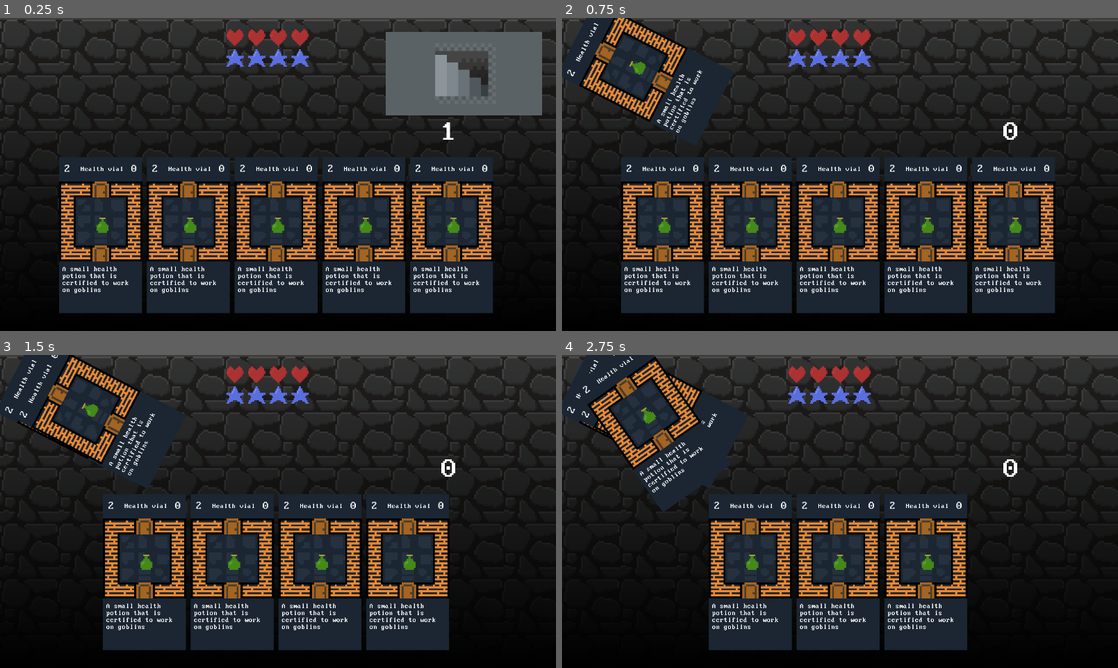
Above: before the commit, frames 1-4 (two rows, left to right).
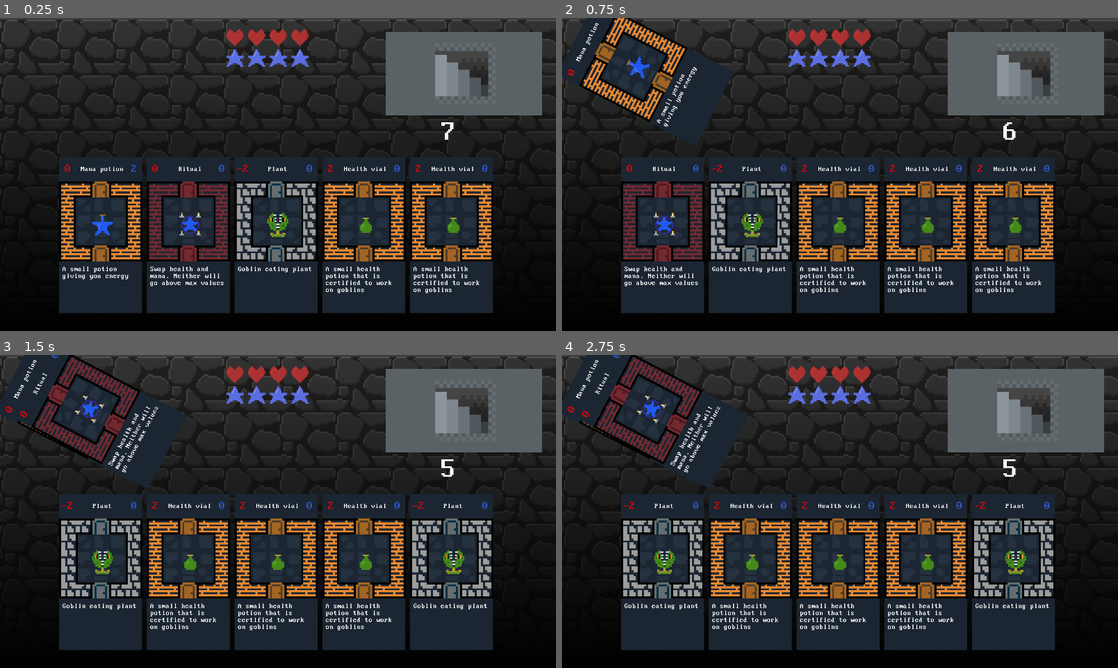
Above: after the commit, the same moments.

Repository: MetalPizzaCat/card-dungeon
Game: Godot game, scene res://scenes/dungeon.tscn
Same seed, same stepped clock (60 frames per second), same inputs: the game is played once before the commit and once after it.
Inputs (mouse positions are in pixels of both pictures, inside the frame that each line leads up to):
- Up to frame 1 (0.25 s): no input
- Up to frame 2 (0.75 s): click (662, 233) at 0.52 s
- Up to frame 3 (1.5 s): click (100, 570) at 1.27 s
- Up to frame 4 (2.75 s): click (706, 570) at 2.02 s

The runs differ from the first frame. In frame 1, 4.7% of the frame differs, in the area x 11-88%, y 33-88%; in frame 2, 12%; in frame 3, 29%, in the area x 0-98%, y 0-95%; in frame 4, 24%.

Commit message:
add effects

Diff:
--- /dev/null
+++ b/cards/elixir.tres
@@ -0,0 +1,13 @@
+[gd_resource type="Resource" script_class="Card" load_steps=3 format=3 uid="uid://cglp2bdj81uj4"]
+
+[ext_resource type="Texture2D" uid="uid://c3cqr6iolyo2" path="res://textures/items/health.tres" id="1_dg4wf"]
+[ext_resource type="Script" path="res://objects/card.gd" id="2_76noc"]
+
+[resource]
+script = ExtResource("2_76noc")
+name = "Elixir"
+description = "Remove all damage additions"
+health_cost = 0
+mana_cost = -9
+background = 0
+icon = ExtResource("1_dg4wf")
--- /dev/null
+++ b/cards/plant.tres
@@ -0,0 +1,17 @@
+[gd_resource type="Resource" script_class="Card" load_steps=3 format=3 uid="uid://dv8a3dyg8n8th"]
+
+[ext_resource type="Script" path="res://objects/card.gd" id="1_8hkg5"]
+[ext_resource type="Texture2D" uid="uid://bfp02g362oc7d" path="res://textures/items/plant.tres" id="1_rhs0f"]
+
+[resource]
+script = ExtResource("1_8hkg5")
+name = "Plant"
+description = "Goblin eating plant"
+health_cost = 2
+mana_cost = 0
+effect = 0
+background = 1
+icon = ExtResource("1_rhs0f")
+max_hp_change = 0
+max_mp_change = 0
+damage_modifier = 0
--- /dev/null
+++ b/cards/ritual.tres
@@ -0,0 +1,17 @@
+[gd_resource type="Resource" script_class="Card" load_steps=3 format=3 uid="uid://c556oggh6qvms"]
+
+[ext_resource type="Script" path="res://objects/card.gd" id="1_cc8g7"]
+[ext_resource type="Texture2D" uid="uid://b1rsflfhe31tb" path="res://textures/items/spell.tres" id="1_p5ggt"]
+
+[resource]
+script = ExtResource("1_cc8g7")
+name = "Ritual"
+description = "Swap health and mana. Neither will go above max values"
+health_cost = 0
+mana_cost = 0
+effect = 1
+background = 2
+icon = ExtResource("1_p5ggt")
+max_hp_change = 0
+max_mp_change = 0
+damage_modifier = 0
--- a/cards/small_health.tres
+++ b/cards/small_health.tres
@@ -7,7 +7,11 @@
 script = ExtResource("1_ni02k")
 name = "Health vial"
 description = "A small health potion that is certified to work on goblins"
-health_cost = 2
+health_cost = -2
 mana_cost = 0
+effect = 0
 background = 0
 icon = ExtResource("1_xk16t")
+max_hp_change = 0
+max_mp_change = 0
+damage_modifier = 0
--- /dev/null
+++ b/cards/small_mana.tres
@@ -0,0 +1,17 @@
+[gd_resource type="Resource" script_class="Card" load_steps=3 format=3 uid="uid://b7rpkwiqd70qu"]
+
+[ext_resource type="Texture2D" uid="uid://d4h5stejrsc21" path="res://textures/items/mana.tres" id="1_hhthx"]
+[ext_resource type="Script" path="res://objects/card.gd" id="2_l68ow"]
+
+[resource]
+script = ExtResource("2_l68ow")
+name = "Mana potion"
+description = "A small potion giving you energy"
+health_cost = 0
+mana_cost = -2
+effect = 0
+background = 0
+icon = ExtResource("1_hhthx")
+max_hp_change = 0
+max_mp_change = 0
+damage_modifier = 0
--- a/objects/card.gd
+++ b/objects/card.gd
@@ -3,7 +3,17 @@
 class_name Card
 
 enum Effect {
-
+    NONE,
+    SWAP_HEALTH_AND_MANA,
+    INVERT_MANA,
+    ADD_DAMAGE_TO_NEXT_ATTACK,
+    SHIELD,
+    PREVENT_NEXT_EFFECT,
+    DESTROY_NEXT_CARD,
+    CLEAR_HAND,
+    DUPLICATE,
+    CHANGE_MAX_HP,
+    CHANGE_MAX_MP,
 }
 
 enum BackgroundType{
@@ -18,5 +28,12 @@
 @export var health_cost: int = 0
 @export var mana_cost: int = 0
 
+@export var effect : Effect = Effect.NONE
+
 @export var background : BackgroundType = BackgroundType.Item
 @export var icon : Texture
+
+@export_group("Special")
+@export var max_hp_change : int = 0
+@export var max_mp_change : int = 0
+@export var damage_modifier : int = 0
--- a/objects/card.tscn
+++ b/objects/card.tscn
@@ -68,6 +68,7 @@
 text = "Fight a goblin and die for attacking a poor goblin :("
 
 [node name="HealthLabel" type="Label" parent="."]
+modulate = Color(0.988235, 0, 0, 1)
 layout_mode = 1
 anchors_preset = -1
 anchor_right = 0.208
@@ -80,6 +81,7 @@
 vertical_alignment = 1
 
 [node name="ManaLabel" type="Label" parent="."]
+modulate = Color(0.203345, 0.362492, 0.85571, 1)
 layout_mode = 1
 anchors_preset = -1
 anchor_left = 0.833
--- a/objects/playable_card.gd
+++ b/objects/playable_card.gd
@@ -21,8 +21,8 @@
 		if value != null:
 			name_label.text = value.name
 			description.text = value.description
-			health_label.text = str(value.health_cost)
-			mana_label.text = str(value.mana_cost)
+			health_label.text = str(-value.health_cost)
+			mana_label.text = str(-value.mana_cost)
 			match value.background:
 				Card.BackgroundType.Item:
 					background.texture = item_bg
--- a/objects/player.gd
+++ b/objects/player.gd
@@ -2,16 +2,79 @@
 class_name Player
 signal died
 
-@export var health: int = 4;
+signal health_changed(health: int)
+signal mana_changed(mana: int)
+signal max_health_changed(max_health : int)
+signal max_mana_changed(max_mana : int)
+signal hand_clear_used
+
+
 @export var max_health: int = 4;
 
-@export var mana: int = 4;
+
 @export var max_mana: int = 4;
+
+var mana: int = 4:
+    get:
+        return _mana
+    set(value):
+        _mana = min(max_mana, max(0, value))
+        mana_changed.emit(_mana)
+
+var health: int = 4:
+    get:
+        return _health
+    set(value):
+        _health = min(max_health, max(0, value))
+        health_changed.emit(_health)
+
+var _health: int = 4
+var _mana: int = 4
+
+
+var damage_modifier: int = 1
+var has_fire: bool = false
+var has_duplication: bool = false
+var has_bell: bool = false
+var has_shield: bool = false
 
 func add_health(hp: int) -> void:
     health = min(max_health, max(0, health + hp))
     if health <= 0:
         died.emit()
 
-func add_mana(val : int) -> void:
+func add_mana(val: int) -> void:
     mana = min(max_mana, max(0, mana + val))
+
+func swap_stats() -> void:
+    var h = health
+    health = mana
+    mana = h
+
+func apply_effect(card: Card) -> void:
+    if has_bell:
+        has_bell = false
+        return
+    match card.effect:
+        Card.Effect.NONE:
+           return
+        Card.Effect.SWAP_HEALTH_AND_MANA:
+            swap_stats()
+        Card.Effect.INVERT_MANA:
+            mana = max_mana - mana
+        Card.Effect.ADD_DAMAGE_TO_NEXT_ATTACK:
+            damage_modifier += card.damage_modifier
+        Card.Effect.SHIELD:
+            has_shield = true
+        Card.Effect.PREVENT_NEXT_EFFECT:
+            has_bell = true
+        Card.Effect.DESTROY_NEXT_CARD:
+            has_fire = true
+        Card.Effect.CLEAR_HAND:
+            hand_clear_used.emit()
+        Card.Effect.DUPLICATE:
+            has_duplication = true
+        Card.Effect.CHANGE_MAX_HP:
+            max_health += card.max_hp_change
+        Card.Effect.CHANGE_MAX_MP:
+            max_mana += card.max_mp_change
--- a/scenes/dungeon.gd
+++ b/scenes/dungeon.gd
@@ -3,15 +3,23 @@
 
 @export var hand_size: int = 5
 @export var card_prefab: PackedScene
-## Array of cards that can currently be drawn
 @export var possible_cards: Array[Card] = []
-@export var deck_size: int = 6
 
 var used_cards: Array[PlayableCard] = []
 var deck: Array[Card] = []
-var player_hand: Array[Card] = []
+@export var deck_size: int = 6
 
 var playable_cards: Array[PlayableCard] = []
+
+@onready var hand_box: HBoxContainer = $Hand
+@onready var player: Player = $Player
+@onready var card_spawn_pos: Control = $CardSpawnPos
+
+@onready var deck_size_label: Label = $DeckDisplay/CardsRemainingLabel
+@onready var deck_display: Control = $DeckDisplay/InfoBg
+
+@onready var health_display: StatDisplay = $HealthDisplay
+@onready var mana_display: StatDisplay = $ManaDisplay
 
 @onready var current_deck_size: int:
 	get:
@@ -22,18 +30,7 @@
 			deck_size_label.text = str(current_deck_size)
 		deck_display.visible = value > 0
 
-
-@onready var hand_box: HBoxContainer = $Hand
-@onready var player: Player = $Player
-@onready var card_spawn_pos: Control = $CardSpawnPos
-@onready var deck_size_label: Label = $DeckDisplay/CardsRemainingLabel
-@onready var deck_display : Control = $DeckDisplay/InfoBg
-
-@onready var health_display : StatDisplay = $HealthDisplay
-@onready var mana_display : StatDisplay = $ManaDisplay
-
-
-var _current_deck_size : int
+var _current_deck_size: int
 
 func draw_card() -> bool:
 	if possible_cards.is_empty():
@@ -73,16 +70,18 @@
 
 
 func use_card(card: Card, id: int) -> void:
-	player.add_health(card.health_cost)
-	player.add_mana(card.mana_cost)
+	if card.mana_cost <= player.mana:
+		player.add_health(-card.health_cost)
+		player.add_mana(-card.mana_cost)
+		player.apply_effect(card)
 
 	var playable: PlayableCard = playable_cards[id]
-	# TODO: Apply special effects
 	hand_box.remove_child(playable)
 	# we need to add visual card into discarded pile
 	_add_discarded_card(playable)
 	# remove the card from hand
-	playable_cards.remove_at(id)
+	playable_cards.erase(playable)
+
 	_re_id_cards()
 	draw_card()
 
@@ -97,9 +96,24 @@
 		card_spawn_pos.remove_child(used_cards[0])
 		used_cards.remove_at(0)
 
-
 func _re_id_cards() -> void:
 	var i = 0
 	for card in playable_cards:
 		card.card_id = i
 		i += 1
+
+
+func _on_player_health_changed(health: int) -> void:
+	health_display.current_value = health
+
+
+func _on_player_mana_changed(mana: int) -> void:
+	mana_display.current_value = mana
+
+
+func _on_player_max_health_changed(max_health: int) -> void:
+	health_display.max_value = max_health
+
+
+func _on_player_max_mana_changed(max_mana: int) -> void:
+	mana_display.max_value = max_mana
--- a/scenes/dungeon.tscn
+++ b/scenes/dungeon.tscn
@@ -7,6 +7,9 @@
 [ext_resource type="Texture2D" uid="uid://cwjcqvnt4o8sy" path="res://scenes/gradient.tres" id="4_e6hvh"]
 [ext_resource type="Script" path="res://objects/card.gd" id="4_tiegs"]
 [ext_resource type="Resource" uid="uid://cur4op2thv28u" path="res://cards/small_health.tres" id="5_hqfj0"]
+[ext_resource type="Resource" uid="uid://dv8a3dyg8n8th" path="res://cards/plant.tres" id="6_dxsko"]
+[ext_resource type="Resource" uid="uid://b7rpkwiqd70qu" path="res://cards/small_mana.tres" id="7_ctuia"]
+[ext_resource type="Resource" uid="uid://c556oggh6qvms" path="res://cards/ritual.tres" id="8_ctm1v"]
 [ext_resource type="Texture2D" uid="uid://5ecnlppi5wun" path="res://icon.svg" id="8_ulyup"]
 [ext_resource type="Script" path="res://objects/player.gd" id="8_w3mj3"]
 [ext_resource type="PackedScene" uid="uid://cjnbroxelm144" path="res://objects/stat_display.tscn" id="10_ya12q"]
@@ -21,7 +24,8 @@
 theme = ExtResource("1_ndho6")
 script = ExtResource("1_j228u")
 card_prefab = ExtResource("3_efa7a")
-possible_cards = Array[ExtResource("4_tiegs")]([ExtResource("5_hqfj0")])
+possible_cards = Array[ExtResource("4_tiegs")]([ExtResource("5_hqfj0"), ExtResource("6_dxsko"), ExtResource("7_ctuia"), ExtResource("8_ctm1v"), ExtResource("5_hqfj0")])
+deck_size = 12
 
 [node name="TextureRect" type="TextureRect" parent="."]
 layout_mode = 0
@@ -131,3 +135,8 @@
 theme_override_colors/font_outline_color = Color(0, 0, 0, 1)
 theme_override_font_sizes/font_size = 64
 text = "55"
+
+[connection signal="health_changed" from="Player" to="." method="_on_player_health_changed"]
+[connection signal="mana_changed" from="Player" to="." method="_on_player_mana_changed"]
+[connection signal="max_health_changed" from="Player" to="." method="_on_player_max_health_changed"]
+[connection signal="max_mana_changed" from="Player" to="." method="_on_player_max_mana_changed"]
Not shown: 1 places in scenes/dungeon.tscn that only renumber resources
Binary file changed: textures/items.png
